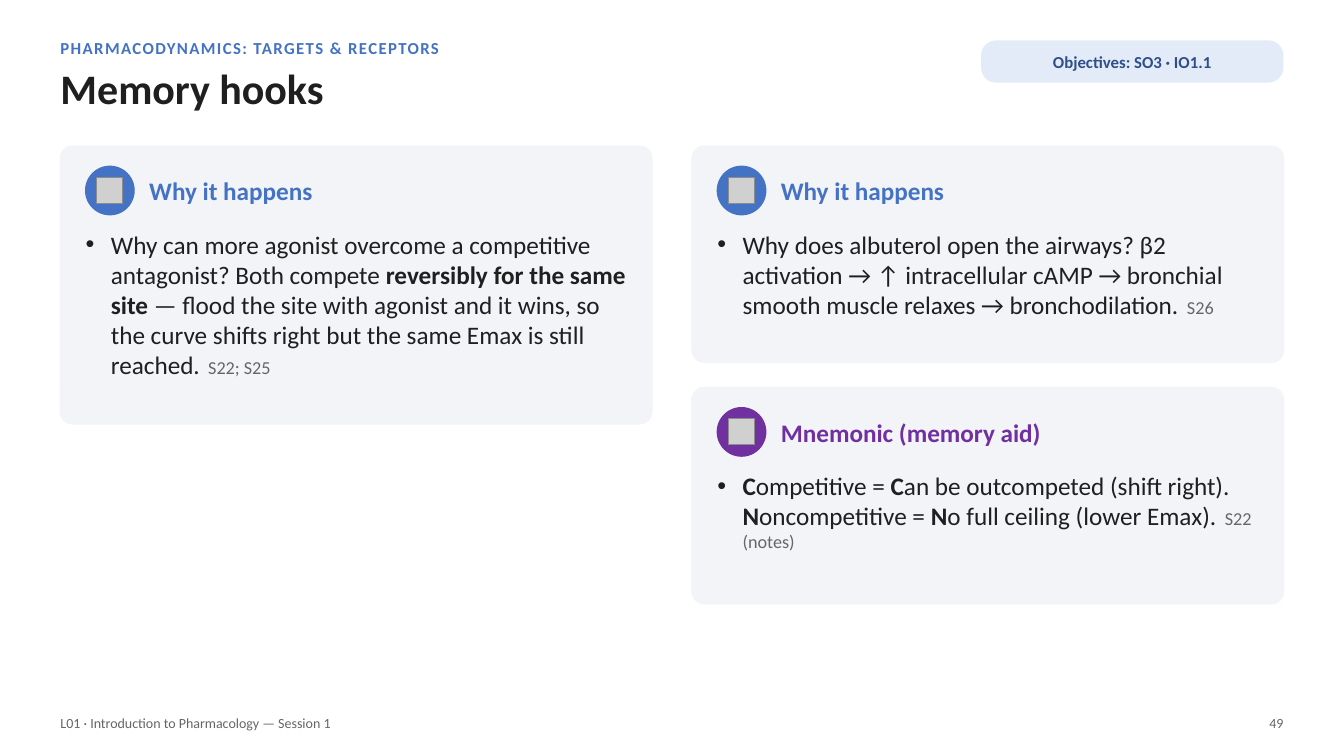
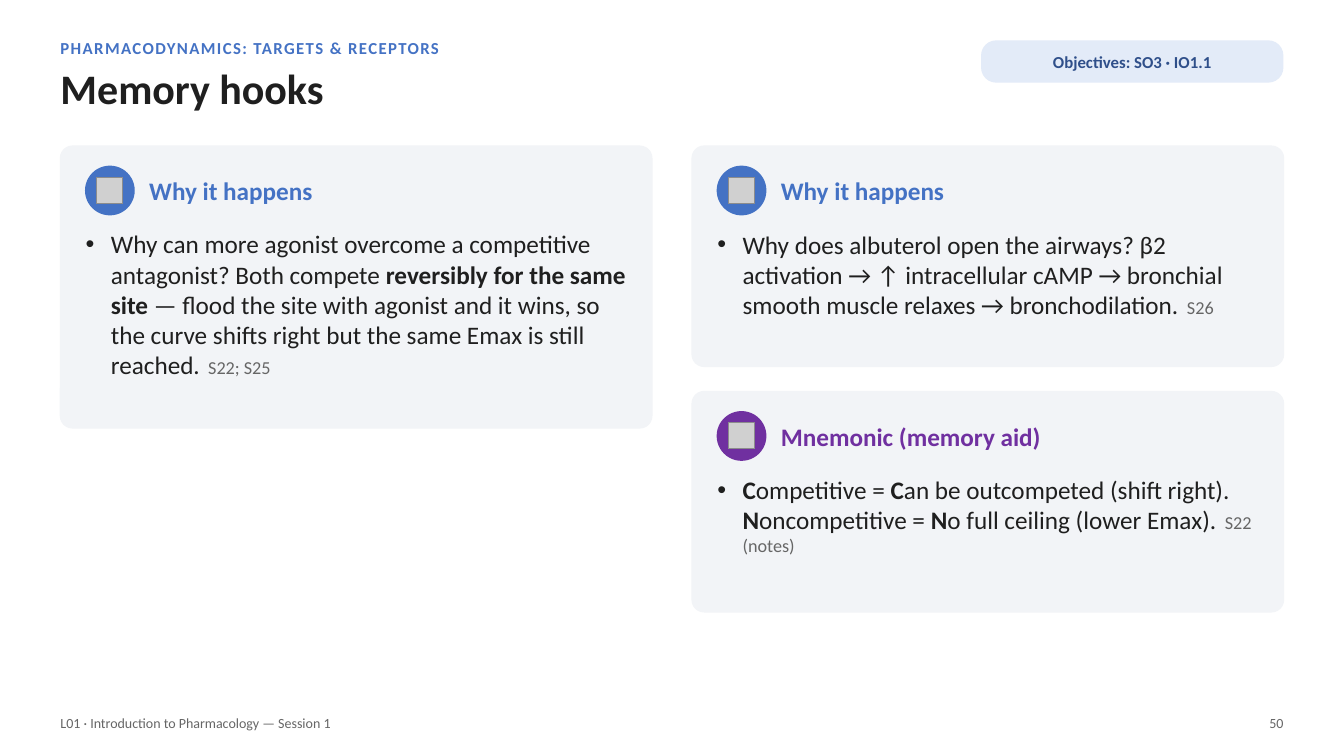
Before and after one commit to bishwokrit/DPAS-Pharm, a slide deck: slide 50 of outputs/L01/L01_Unit_1_Introduction_to_Pharmacology_Session_1_study_deck.pptx (slide 49 before the commit). Drawn at 1344x756 pixels with LibreOffice and Linux fonts; fonts in the diff are those of the drawing; grey boxes stand for pictures. Boxes give left, top, right and bottom in pixels: in the first picture for what was removed or moved away, otherwise in the second. Text is boxed around its words. In the diff, an @@ line names an element or a change of style, - is before the commit and + after.

```diff
--- a/outputs/L01/L01_Unit_1_Introduction_to_Pharmacology_Session_1_study_deck.pptx
+++ b/outputs/L01/L01_Unit_1_Introduction_to_Pharmacology_Session_1_study_deck.pptx
@@ rounded rectangle: place and size @@
-rounded rectangle at [693, 388, 1285, 605]
+rounded rectangle at [693, 391, 1285, 612]
@@ rounded rectangle at [693, 391, 1285, 612]: proportions changed @@
@@ 1 picture, 1 text, 1 ellipse: place and size @@
-1 picture, 1 text, 1 ellipse at [718, 407, 1041, 456]
+1 picture, 1 text, 1 ellipse at [718, 411, 1041, 460]
@@ text "Competitive = Can be outcompeted ...": place and size @@
-text "Competitive = Can be outcompeted ..." at [743, 476, 1252, 551]
+text "Competitive = Can be outcompeted ..." at [743, 480, 1252, 555]
@@ text at [1269, 719, 1283, 728]: text changed @@
-49
+50
```
Also in this commit, not shown: 97 other slides changed, 1 slide added, 8 other files.
